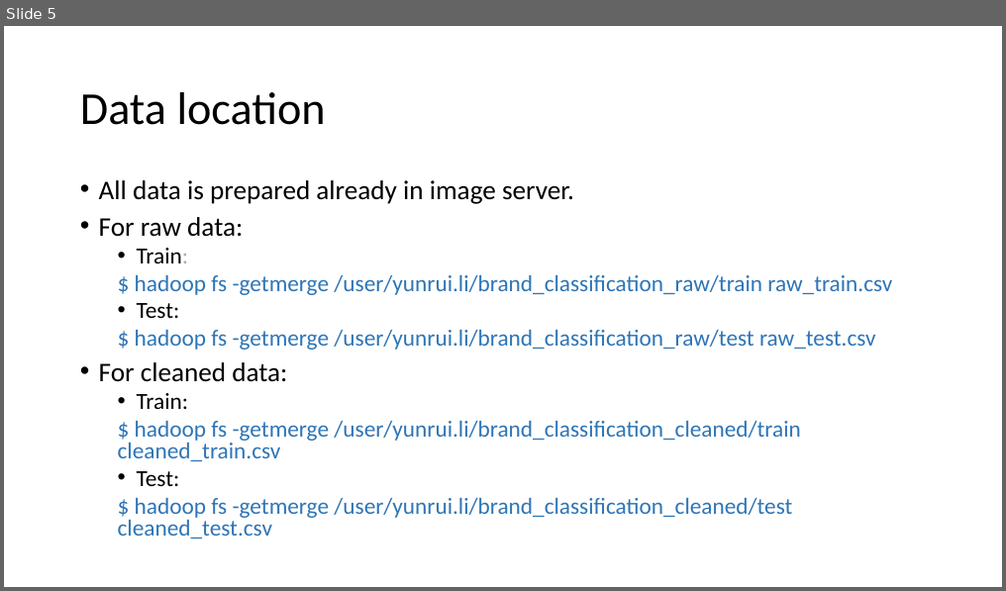
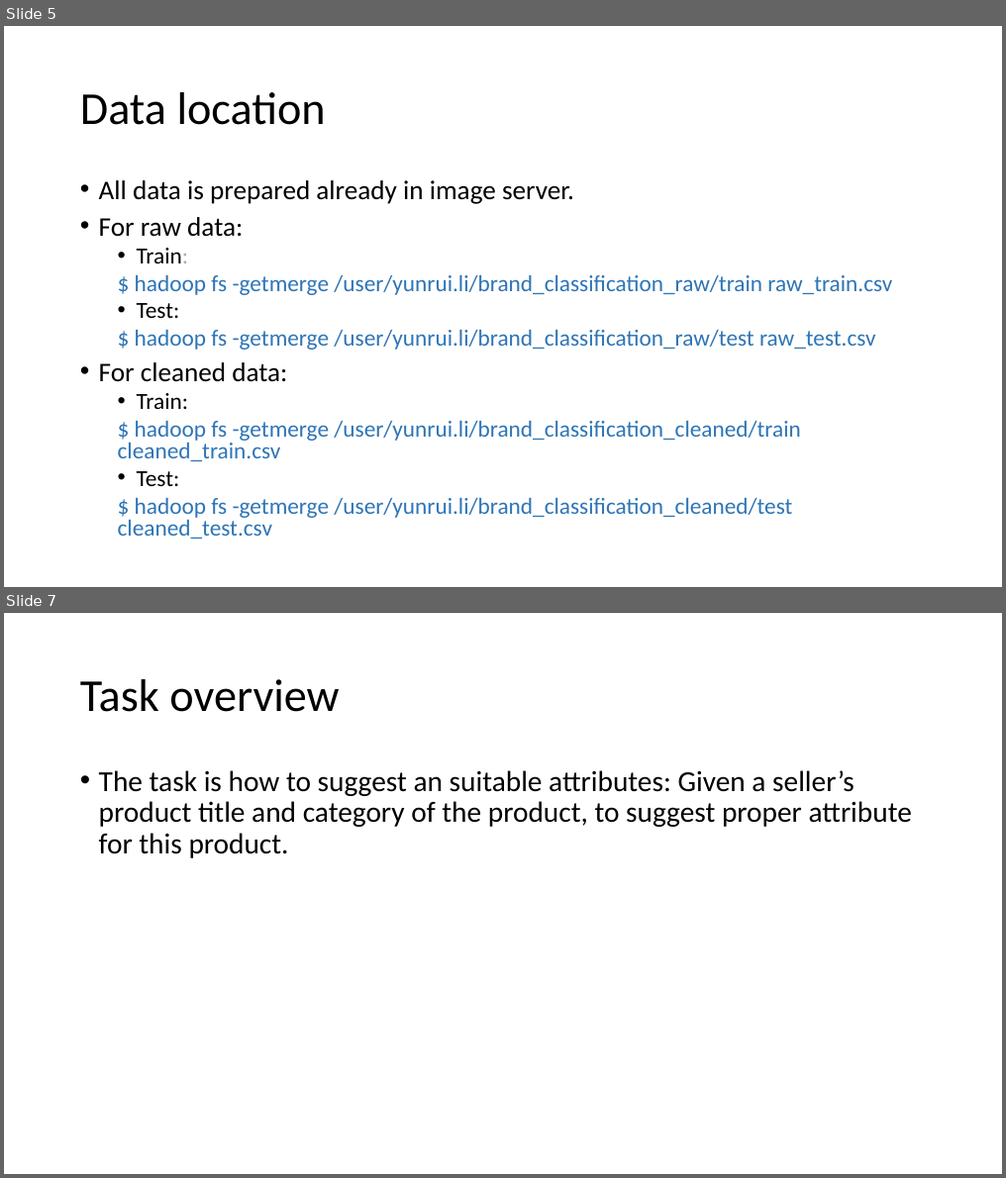
Before and after one commit to liyunrui/pull_data_from_data_warehouse, a slide deck: report/brand_data_from_warehouse.pptx. Shown one above the other, each under a label of ours: slide 5 before the commit, slides 5 and 7 after it; the slides between them are not shown. The pictures are 1006x591 and 1006x1178 pixels, drawn with LibreOffice and Linux fonts; fonts in the diff are those of the drawing. Boxes give left, top, right and bottom in pixels: in the first picture for what was removed or moved away, otherwise in the second. Text is boxed around its words. In the diff, an @@ line names an element or a change of style, - is before the commit and + after.

```diff
--- a/report/brand_data_from_warehouse.pptx
+++ b/report/brand_data_from_warehouse.pptx
@@ slide 7 added at (4, 613, 1002, 1174), background #FFFFFF @@
@@ title added at (80, 679, 339, 712), 44 pt, text #000000 @@
+Task overview
@@ text added at (99, 770, 912, 859), 28 pt, text #000000 @@
+• The task is how to suggest an suitable attributes: Given a seller’s product title and category of the product, to suggest proper attribute for this product.
```
Also in this commit, not shown: 1 slide changed, 1 other file.
